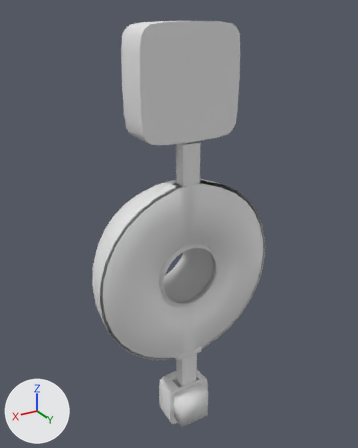
One commit to the OBJ model Assets/Props/building/mod_building.obj: the scene before it, then after it.
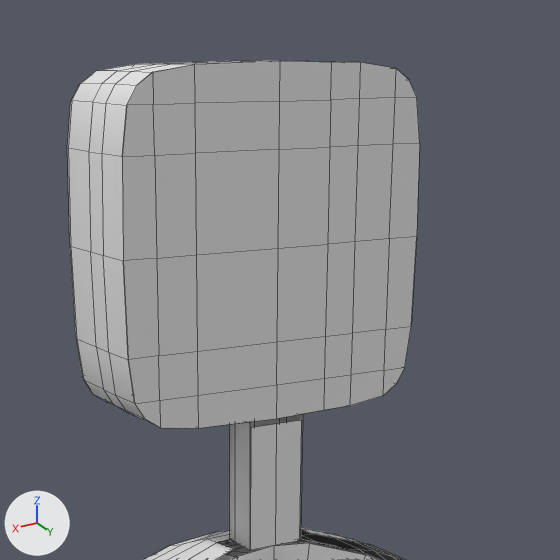
The first picture shows the older version from a camera (50 mm lens) standing at (75.0, 117.8, 77.9) and looking at (-3.3, -12.6, 12.7). The close-ups show both versions on the part from 27% to 80% of the width and 0% to 42% of the height of that picture; other places that the commit changed are outside them. Every picture has the same lights, and +X, +Y and +Z are marked at lower left. The close-ups show mesh edges as thin lines. Where no turn or scale is listed for an object, it has been applied to the vertices.

Names of what the first close-up shows: 'Big_Hub_inside_Big_Hub_grp_ambiente_gioco', 'Pavimento', '_corridoio01_pavimento001', '_corridoio_002', '_cupola', '_pavimento_stanzagrande'.
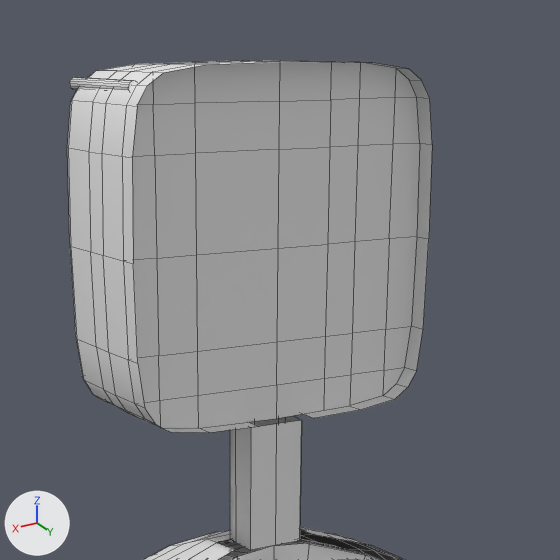
Where the change shows, as pixel boxes (x1, y1, x2, y2) in the close-ups (560 x 560 px; the box of a moved part takes in the faces that stretch with it):
'_pavimento_stanzagrande', reshaped (17% wider): before (122, 61, 420, 428); after (70, 61, 420, 428)
'Big_Hub_inside_Big_Hub_grp_ambiente_gioco', reshaped: before (67, 60, 386, 427); after (67, 60, 432, 433)
part 1 of me_pavimento_stanzagrande, added: after (70, 77, 135, 90)
part 3 of me_big_hub_inside_big_hub_grp_ambiente_gioco, moved or reshaped: before (102, 60, 386, 427); after (102, 60, 432, 433)

The change, as a list of edits to the scene's bpy script:
```text
Change me_pavimento_stanzagrande:
    used by ob_pavimento_stanzagrande; location = (0.0, 0.0, 0.0)
    remove me_pavimento_stanzagrande.from_pydata(...)  # 56 vertices, 42 faces; spans x -16.0..16.0, y 0.0, z 43.5..75.5
    add me_pavimento_stanzagrande.from_pydata(...)  # 120 vertices, 78 faces; spans x -16.0..16.0, y -12.6..0.0, z 43.5..75.5
    me_pavimento_stanzagrande part 1: a new loose piece, a 16-sided cylinder along y spanning x 13.5..14.6, y -12.6..-1.0, z 73.0..74.1
    me_pavimento_stanzagrande part 2: the surface is now shaded smooth
Change me_big_hub_inside_big_hub_grp_ambiente_gioco:
    used by ob_big_hub_inside_big_hub_grp_ambiente_gioco; location = (0.0, 0.0, 0.0)
    remove me_big_hub_inside_big_hub_grp_ambiente_gioco.from_pydata(...)  # 175 vertices, 158 faces; spans x -16.0..16.0, y -13.5..0.0, z 43.5..75.5
    add me_big_hub_inside_big_hub_grp_ambiente_gioco.from_pydata(...)  # 174 vertices, 158 faces; spans x -16.0..16.0, y -13.5..1.9, z 43.5..75.5
    me_big_hub_inside_big_hub_grp_ambiente_gioco part 3
    1 vertex is removed from x 0.0, y -3.9, z 43.5
    1 face is deleted
    25 vertices in x -16.0..16.0, y 0.0, z 43.7..75.5 move by (0.0, 1.9, 0.0)
    4 vertices move from x -2.7..2.7, y -3.9..0.0, z 43.6 to x -3.1..3.1, y -3.9..1.9, z 43.6
    1 new face joins them
```
